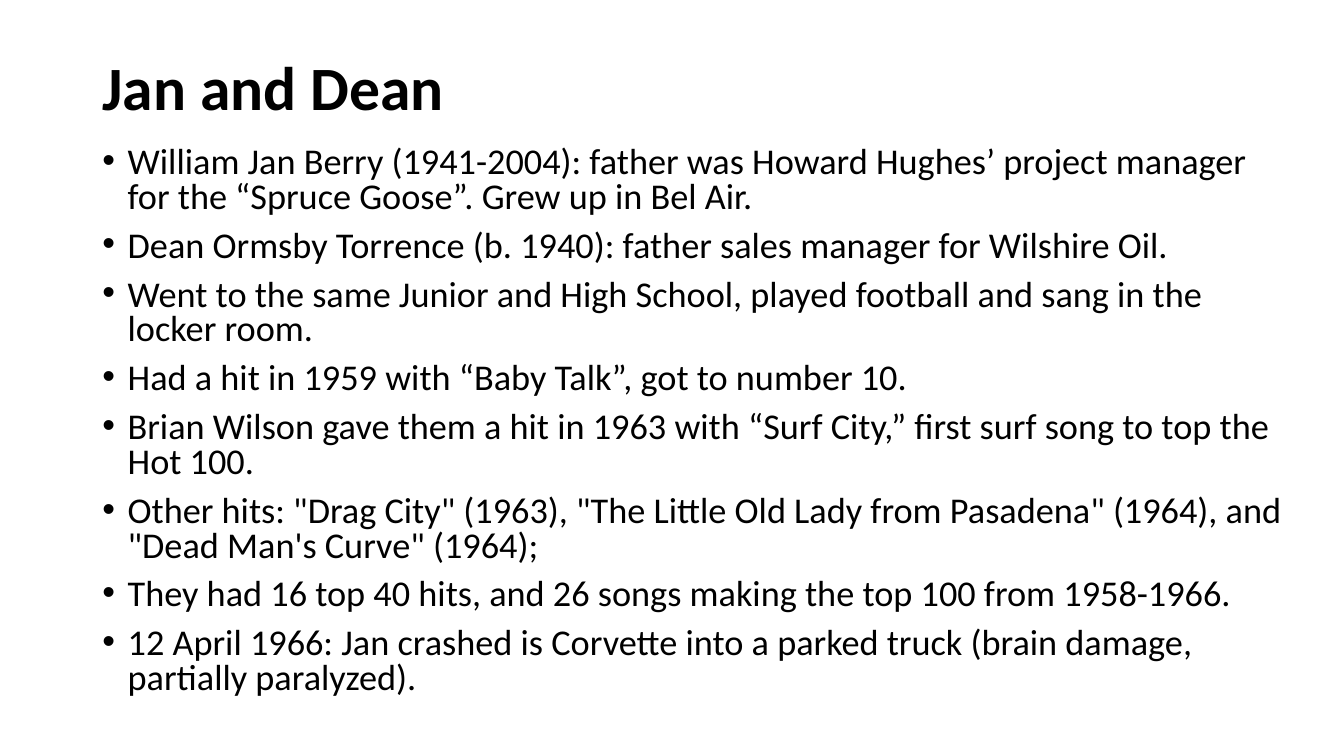
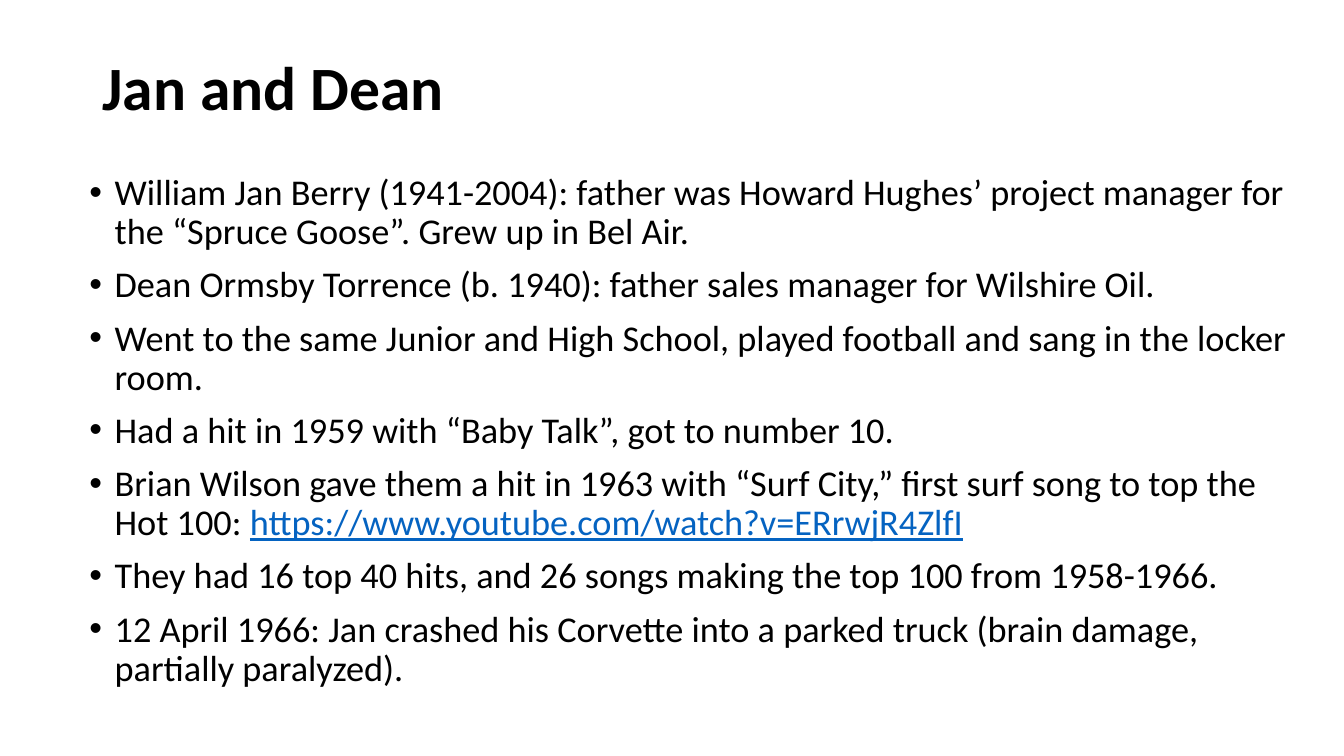
Before and after one commit to mrbaker1917/website, a slide deck: slide 6 of ASMU432/ppts/Beach Boys, Surf Music, and Hot.pptx. Drawn at 1344x756 pixels with LibreOffice and Linux fonts; fonts in the diff are those of the drawing; background and template pictures are left out. Boxes give left, top, right and bottom in pixels: in the first picture for what was removed or moved away, otherwise in the second. Text is boxed around its words. In the diff, an @@ line names an element or a change of style, - is before the commit and + after.

```diff
--- a/ASMU432/ppts/Beach Boys, Surf Music, and Hot.pptx
+++ b/ASMU432/ppts/Beach Boys, Surf Music, and Hot.pptx
@@ text "William Jan Berry (1941-2004): father ...": place and size @@
-text "William Jan Berry (1941-2004): father ..." at (128, 148, 1281, 696)
+text "William Jan Berry (1941-2004): father ..." at (115, 179, 1286, 687)
@@ text at (115, 179, 1286, 595): line spacing 0.8 to 0.9 @@
@@ text at (115, 470, 1256, 542): text changed @@
-• Brian Wilson gave them a hit in 1963 with “Surf City,” first surf song to top the Hot 100.
-• Other hits: "Drag City" (1963), "The Little Old Lady from Pasadena" (1964), and "Dead Man's Curve" (1964);
+• Brian Wilson gave them a hit in 1963 with “Surf City,” first surf song to top the Hot 100: https://www.youtube.com/watch?v=ERrwjR4ZlfI
@@ text at (115, 616, 1199, 687): text changed @@
-• 12 April 1966: Jan crashed is Corvette into a parked truck (brain damage, partially paralyzed).
+• 12 April 1966: Jan crashed his Corvette into a parked truck (brain damage, partially paralyzed).
```
Also in this commit, not shown: 5 other slides changed, 2 slides added, 30 other files.
